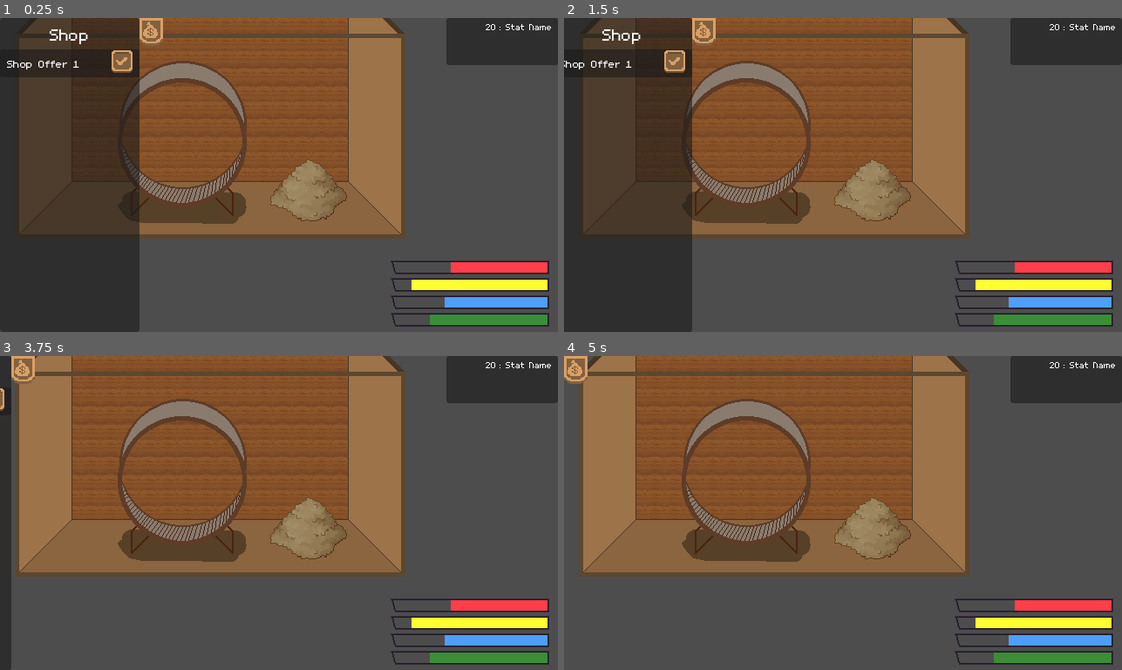
Above: before the commit, frames 1-4 (two rows, left to right).
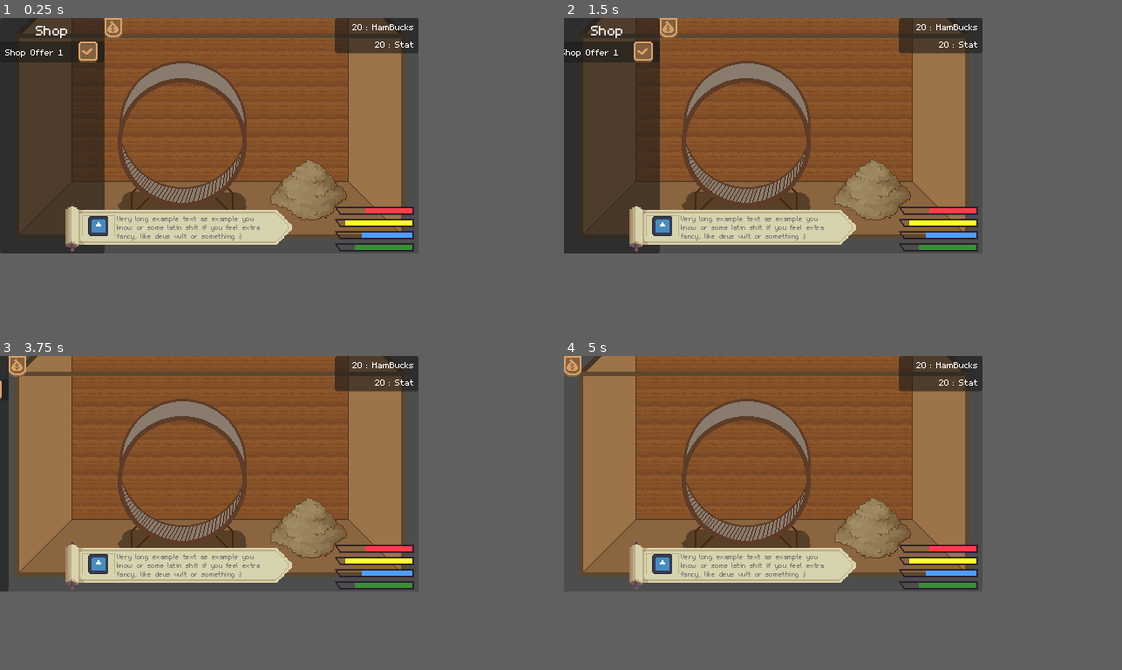
Above: after the commit, the same moments.

Repository: Nasjakii/very-serious-game-jam
Game: Godot game, scene res://main.tscn
Same seed, same stepped clock (60 frames per second), same inputs: the game is played once before the commit and once after it. The engine's default icon, where the game draws it, is replaced by a stand-in: a white triangle on a blue panel in a dark square.
Inputs (mouse positions are in pixels of both pictures, inside the frame that each line leads up to; where the layout moved, square brackets give the same spot in the first picture):
- Up to frame 1 (0.25 s): no input
- Up to frame 2 (1.5 s): click (720, 30) at 0.5 s; click (575, 30) at 1.25 s
- Up to frame 3 (3.75 s): click (117, 399) [122, 399] at 2 s; click (117, 399) [122, 399] at 2.75 s; click (156, 368) at 3.5 s
- Up to frame 4 (5 s): tap Enter at 4.25 s; tap Tab (OpenShop) at 4.52 s
The window is 640x360 before the commit and 480x270 after it. Grey fills any space a smaller window leaves; there, only what the larger window draws over its background counts as a difference.

The runs differ from the first frame. In frame 1, 26% of the frame differs, in the area x 0-100%, y 0-100%; in frame 2, 26%; in frame 3, 16%; in frame 4, 15%.

Commit message:
Dialog Banner Added

Diff:
--- a/Settings/Label Settings/title_label_settings.tres
+++ b/Settings/Label Settings/title_label_settings.tres
@@ -4,4 +4,4 @@
 
 [resource]
 font = ExtResource("1_nrnfa")
-font_size = 30
+font_size = 25
--- a/UI/Shop/shop_offer.tscn
+++ b/UI/Shop/shop_offer.tscn
@@ -5,7 +5,7 @@
 [ext_resource type="Texture2D" uid="uid://dwkcrfofubfny" path="res://Assets/tick-button.png" id="3_blnfd"]
 
 [node name="ShopOffer" type="Control" unique_id=729491621]
-custom_minimum_size = Vector2(0, 32)
+custom_minimum_size = Vector2(0, 24)
 layout_mode = 3
 anchors_preset = 0
 script = ExtResource("1_2df4m")
@@ -32,7 +32,7 @@
 layout_mode = 2
 size_flags_horizontal = 3
 theme_override_fonts/normal_font = ExtResource("2_nq5db")
-theme_override_font_sizes/normal_font_size = 20
+theme_override_font_sizes/normal_font_size = 16
 text = "Shop Offer 1"
 vertical_alignment = 1
 
--- a/main.tscn
+++ b/main.tscn
@@ -13,6 +13,8 @@
 [ext_resource type="LabelSettings" uid="uid://dx7tsokkpufn7" path="res://Settings/Label Settings/title_label_settings.tres" id="11_efxa6"]
 [ext_resource type="PackedScene" uid="uid://dn2i0csms6cjk" path="res://UI/Shop/shop_offer.tscn" id="12_dg77c"]
 [ext_resource type="FontFile" uid="uid://blrhywbdtuxc1" path="res://Fonts/m5x7.ttf" id="13_ycdy4"]
+[ext_resource type="Texture2D" uid="uid://ccpyjscm1w25e" path="res://Assets/dialog_banner.png" id="14_w48qg"]
+[ext_resource type="Texture2D" uid="uid://snxbbmisfd3a" path="res://Assets/icon.svg" id="15_vivmo"]
 
 [node name="Main" type="Node2D" unique_id=1585207466]
 
@@ -57,8 +59,8 @@
 
 [node name="BottomRight" type="Control" parent="UI/Full" unique_id=913768737]
 layout_mode = 1
-anchor_left = 0.7
-anchor_top = 0.7
+anchor_left = 0.8
+anchor_top = 0.8
 anchor_right = 1.0
 anchor_bottom = 1.0
 grow_horizontal = 0
@@ -74,7 +76,7 @@
 alignment = 2
 
 [node name="HPBar" type="TextureProgressBar" parent="UI/Full/BottomRight/VBoxContainer" unique_id=1911947194]
-custom_minimum_size = Vector2(0, 16)
+custom_minimum_size = Vector2(0, 10)
 layout_mode = 2
 value = 62.0
 fill_mode = 1
@@ -89,7 +91,7 @@
 tint_progress = Color(1, 0.24705882, 0.2901961, 1)
 
 [node name="EnergyBar" type="TextureProgressBar" parent="UI/Full/BottomRight/VBoxContainer" unique_id=1972222192]
-custom_minimum_size = Vector2(0, 16)
+custom_minimum_size = Vector2(0, 10)
 layout_mode = 2
 value = 87.0
 fill_mode = 1
@@ -104,7 +106,7 @@
 tint_progress = Color(1, 1, 0.19215687, 1)
 
 [node name="WaterBar" type="TextureProgressBar" parent="UI/Full/BottomRight/VBoxContainer" unique_id=505580735]
-custom_minimum_size = Vector2(0, 16)
+custom_minimum_size = Vector2(0, 10)
 layout_mode = 2
 value = 66.0
 fill_mode = 1
@@ -119,7 +121,7 @@
 tint_progress = Color(0.30588236, 0.61960787, 1, 1)
 
 [node name="FoodBar" type="TextureProgressBar" parent="UI/Full/BottomRight/VBoxContainer" unique_id=2093754336]
-custom_minimum_size = Vector2(0, 16)
+custom_minimum_size = Vector2(0, 10)
 layout_mode = 2
 value = 75.0
 fill_mode = 1
@@ -150,13 +152,13 @@
 toggle_shop_button = NodePath("ToggleShopButton")
 
 [node name="ToggleShopButton" type="TextureButton" parent="UI/Full/Left/Shop" unique_id=1976999534]
-custom_minimum_size = Vector2(32, 32)
+custom_minimum_size = Vector2(24, 24)
 layout_mode = 1
 anchors_preset = -1
 anchor_left = 1.0
 anchor_right = 1.0
-offset_right = 32.0
-offset_bottom = 32.0
+offset_right = 24.0
+offset_bottom = 24.0
 grow_horizontal = 0
 texture_normal = ExtResource("10_4c57u")
 ignore_texture_size = true
@@ -216,6 +218,7 @@
 anchor_bottom = 1.0
 grow_horizontal = 2
 grow_vertical = 2
+theme_override_constants/separation = 0
 
 [node name="StatHBoxContainer" type="HBoxContainer" parent="UI/Full/TopRight/VBoxContainer" unique_id=155621428]
 custom_minimum_size = Vector2(0, 20)
@@ -230,11 +233,77 @@
 horizontal_alignment = 2
 vertical_alignment = 1
 
-[node name="RichTextLabel2" type="RichTextLabel" parent="UI/Full/TopRight/VBoxContainer/StatHBoxContainer" unique_id=797929066]
-custom_minimum_size = Vector2(60, 0)
-layout_mode = 2
+[node name="RichTextLabel2" type="Label" parent="UI/Full/TopRight/VBoxContainer/StatHBoxContainer" unique_id=2088572900]
+layout_mode = 2
+theme_override_fonts/font = ExtResource("13_ycdy4")
+text = ": HamBucks"
+vertical_alignment = 1
+
+[node name="StatHBoxContainer2" type="HBoxContainer" parent="UI/Full/TopRight/VBoxContainer" unique_id=1564317058]
+custom_minimum_size = Vector2(0, 20)
+layout_mode = 2
+
+[node name="RichTextLabel" type="RichTextLabel" parent="UI/Full/TopRight/VBoxContainer/StatHBoxContainer2" unique_id=1168495587]
+layout_mode = 2
+size_flags_horizontal = 3
 theme_override_fonts/normal_font = ExtResource("13_ycdy4")
-text = ": Stat Name"
+text = "20"
 scroll_active = false
-autowrap_mode = 0
-vertical_alignment = 1
+horizontal_alignment = 2
+vertical_alignment = 1
+
+[node name="RichTextLabel2" type="Label" parent="UI/Full/TopRight/VBoxContainer/StatHBoxContainer2" unique_id=1959247420]
+layout_mode = 2
+theme_override_fonts/font = ExtResource("13_ycdy4")
+text = ": Stat"
+vertical_alignment = 1
+
+[node name="BottomCenter" type="Control" parent="UI/Full" unique_id=1201079568]
+layout_mode = 1
+anchor_left = 0.15
+anchor_top = 0.79
+anchor_right = 0.7
+anchor_bottom = 1.0
+grow_horizontal = 2
+grow_vertical = 0
+
+[node name="Dialog" type="Control" parent="UI/Full/BottomCenter" unique_id=1345030421]
+layout_mode = 1
+anchors_preset = 15
+anchor_right = 1.0
+anchor_bottom = 1.0
+grow_horizontal = 2
+grow_vertical = 2
+
+[node name="TextureRect" type="TextureRect" parent="UI/Full/BottomCenter/Dialog" unique_id=1666039561]
+layout_mode = 1
+anchors_preset = 15
+anchor_right = 1.0
+anchor_bottom = 1.0
+grow_horizontal = 2
+grow_vertical = 2
+texture = ExtResource("14_w48qg")
+expand_mode = 1
+stretch_mode = 5
+
+[node name="DialogPicture" type="TextureRect" parent="UI/Full/BottomCenter/Dialog" unique_id=1946855582]
+layout_mode = 0
+offset_left = 23.0
+offset_top = 13.699997
+offset_right = 59.0
+offset_bottom = 36.699997
+texture = ExtResource("15_vivmo")
+expand_mode = 1
+stretch_mode = 5
+
+[node name="RichTextLabel" type="RichTextLabel" parent="UI/Full/BottomCenter/Dialog" unique_id=2018011561]
+layout_mode = 0
+offset_left = 62.0
+offset_top = 11.699997
+offset_right = 243.0
+offset_bottom = 41.699997
+theme_override_colors/default_color = Color(0.41598046, 0.41598043, 0.4159804, 1)
+theme_override_fonts/normal_font = ExtResource("13_ycdy4")
+theme_override_font_sizes/normal_font_size = 12
+text = "Very long example text as example you know or some latin shit if you feel extra fancy, like deus vult or something :)"
+scroll_active = false
--- a/project.godot
+++ b/project.godot
@@ -17,8 +17,8 @@
 
 [display]
 
-window/size/viewport_width=640
-window/size/viewport_height=360
+window/size/viewport_width=480
+window/size/viewport_height=270
 window/stretch/mode="canvas_items"
 
 [global_group]
Binary file added: Assets/dialog_banner.aseprite
Binary file added: Assets/dialog_banner.png
Not shown, added: Assets/dialog_banner.png.import
Binary file changed: Assets/wheel.aseprite
